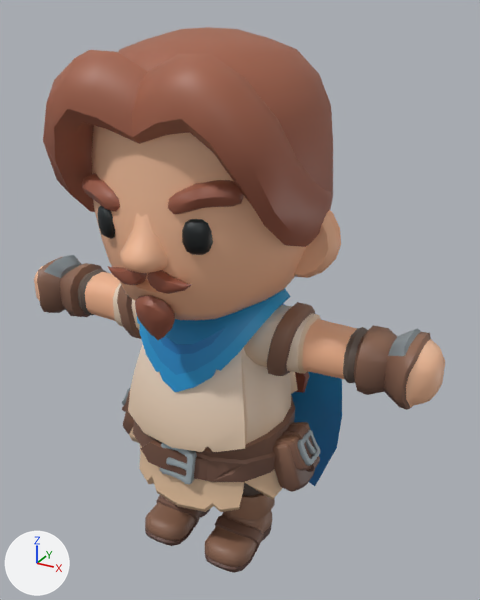
One commit to the glTF model assets/characters/ranger.glb: the scene before it, then after it.
The view is the same before and after, from a 50 mm lens placed at (1.35, -2.21, 2.34), pointed at (0.09, 0.07, 1.2). Arrows for +X, +Y and +Z are at lower left; the lights stay in place. The first picture is the older version. Vertices at exactly the same position are counted once.

Objects in the first picture: 'Ranger_ArmLeft', 'Ranger_ArmRight', 'Ranger_Body', 'Ranger_Cape', 'Ranger_Head', 'Ranger_LegLeft', 'Ranger_LegRight', 'Ranger_Quiver'.
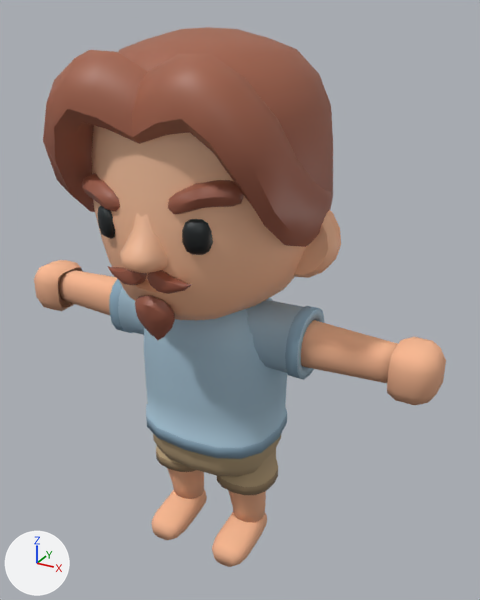
Changed parts and their boxes [x1, y1, x2, y2] in the pictures (480 x 600 px):
'Ranger_Body', reshaped (28% narrower, 12% shorter)
    before: [122, 288, 321, 512]
    after: [144, 298, 287, 495]
'Ranger_ArmLeft', reshaped
    before: [244, 302, 445, 410]
    after: [246, 300, 446, 405]
'Ranger_ArmRight', reshaped, recoloured (11% shorter)
    before: [34, 255, 141, 339]
    after: [34, 260, 144, 335]
'Ranger_LegLeft', reshaped, recoloured
    before: [205, 483, 275, 573]
    after: [212, 490, 267, 567]
'Ranger_LegRight', reshaped, recoloured
    before: [145, 495, 211, 546]
    after: [151, 468, 207, 540]
'Ranger_Cape', deleted (blue)
    before: [282, 304, 342, 486]
'Ranger_Quiver', deleted (mostly hidden)
    before: [295, 372, 309, 393]
part 1 of me_ranger_armleft, added
    after: [246, 300, 324, 380]
part 2 of me_ranger_armleft, added (brown)
    after: [301, 320, 398, 383]
part 3 of me_ranger_armleft, cut back
    before: [244, 302, 445, 410]
    after: [387, 337, 446, 405]
part 4 of me_ranger_armright, added (blue)
    after: [109, 279, 144, 335]
part 5 of me_ranger_armright, added (beige)
    after: [58, 270, 117, 315]
part 6 of me_ranger_armright, cut back
    before: [37, 255, 141, 339]
    after: [37, 260, 83, 311]
part 7 of me_ranger_body, rebuilt
    before: [128, 344, 298, 512]
    after: [144, 298, 287, 459]
part 8 of me_ranger_body, added (brown)
    after: [217, 449, 278, 495]
part 9 of me_ranger_body, added
    after: [156, 446, 195, 472]
part 10 of me_ranger_body, added (brown)
    after: [153, 434, 281, 477]
part 11 of me_ranger_body, deleted
    before: [122, 288, 321, 492]

What changed in the scene script:
```text
Add mat_plain_clothes:
    mat_plain_clothes = bpy.data.materials.new('plain_clothes')
    mat_plain_clothes.use_nodes = True; mat_plain_clothes.node_tree.nodes.clear()
    _N = mat_plain_clothes.node_tree.nodes; _L = mat_plain_clothes.node_tree.links
    n0 = _N.new('ShaderNodeBsdfPrincipled'); n0.name = 'Principled BSDF'
    n0.inputs[2].default_value = 0.85  # 'Roughness'
    n1 = _N.new('ShaderNodeOutputMaterial'); n1.name = 'Material Output'
    n2 = _N.new('ShaderNodeVertexColor'); n2.name = 'Color Attribute'
    _L.new(n0.outputs[0], n1.inputs[0])  # 'BSDF' to 'Surface'
    _L.new(n2.outputs[0], n0.inputs[0])  # 'Color' to 'Base Color'
Change me_ranger_armleft:
    remove me_ranger_armleft.from_pydata(...)  # 412 vertices, 820 faces; spans x 0.089..0.971, y -0.149..0.149, z 0.957..1.252
    remove me_ranger_armleft.materials.append(mat_ranger)  # picture img_ranger_texture
    add me_ranger_armleft.from_pydata(...)  # 270 vertices, 502 faces; spans x 0.14..0.971, y -0.138..0.138, z 0.964..1.25
    me_ranger_armleft part 1: a new loose piece of 112 vertices spanning x 0.14..0.455, y -0.138..0.138, z 0.964..1.25, in mat_plain_clothes
    me_ranger_armleft part 2: a new loose piece of 96 vertices spanning x 0.16..0.815, y -0.1..0.1, z 1.007..1.207, in mat_plain_clothes
    me_ranger_armleft part 3: 392 vertices removed from x 0.089..0.971, y -0.149..0.149, z 0.957..1.252; 42 vertices added at x 0.799..0.971, y -0.116..0.116, z 0.985..1.206
    add me_ranger_armleft.materials.append(mat_plain_clothes)
Change me_ranger_armright:
    remove me_ranger_armright.from_pydata(...)  # 412 vertices, 820 faces; spans x -0.971..-0.089, y -0.149..0.149, z 0.957..1.252
    remove me_ranger_armright.materials.append(mat_ranger)  # picture img_ranger_texture
    add me_ranger_armright.from_pydata(...)  # 270 vertices, 502 faces; spans x -0.971..-0.14, y -0.138..0.138, z 0.964..1.25
    me_ranger_armright part 4: a new loose piece of 112 vertices spanning x -0.455..-0.14, y -0.138..0.138, z 0.964..1.25, in mat_plain_clothes
    me_ranger_armright part 5: a new loose piece of 96 vertices spanning x -0.815..-0.16, y -0.1..0.1, z 1.007..1.207, in mat_plain_clothes
    me_ranger_armright part 6: 392 vertices removed from x -0.971..-0.089, y -0.149..0.149, z 0.957..1.252; 42 vertices added at x -0.971..-0.799, y -0.116..0.116, z 0.985..1.206
    add me_ranger_armright.materials.append(mat_plain_clothes)
Change me_ranger_body:
    remove me_ranger_body.from_pydata(...)  # 1756 vertices, 3461 faces; spans x -0.508..0.508, y -0.351..0.347, z 0.325..1.315
    remove me_ranger_body.materials.append(mat_ranger)  # picture img_ranger_texture
    add me_ranger_body.from_pydata(...)  # 528 vertices, 984 faces; spans x -0.318..0.318, y -0.258..0.278, z 0.355..1.285
    me_ranger_body part 7: the loose piece of 394 vertices spanning x -0.403..0.386, y -0.351..0.347, z 0.325..1.262 is rebuilt with 240 vertices and now spans x -0.318..0.318, y -0.258..0.278, z 0.6..1.285, in mat_plain_clothes
    me_ranger_body part 8: a new loose piece of 112 vertices spanning x 0.03..0.306, y -0.142..0.142, z 0.355..0.57, in mat_plain_clothes
    me_ranger_body part 9: a new loose piece of 112 vertices spanning x -0.306..-0.03, y -0.142..0.142, z 0.355..0.57, in mat_plain_clothes
    me_ranger_body part 10: a new loose piece of 64 vertices spanning x -0.296..0.296, y -0.232..0.252, z 0.45..0.64, in mat_plain_clothes
    me_ranger_body part 11: 12 loose pieces with 1362 vertices, spanning x -0.508..0.508, y -0.349..0.273, z 0.404..1.315, are deleted
    add me_ranger_body.materials.append(mat_plain_clothes)
Change me_ranger_legleft:
    remove me_ranger_legleft.from_pydata(...)  # 467 vertices, 930 faces; spans x 0.046..0.291, y -0.281..0.128, z -0.002..0.529
    remove me_ranger_legleft.materials.append(mat_ranger)  # picture img_ranger_texture
    add me_ranger_legleft.from_pydata(...)  # 192 vertices, 376 faces; spans x 0.071..0.271, y -0.232..0.1, z 0.0..0.52
    me_ranger_legleft part 12: 467 vertices removed from x 0.046..0.291, y -0.281..0.128, z -0.002..0.529; 192 vertices added at x 0.071..0.271, y -0.232..0.1, z 0.0..0.52
    add me_ranger_legleft.materials.append(mat_plain_clothes)
Change me_ranger_legright:
    remove me_ranger_legright.from_pydata(...)  # 467 vertices, 930 faces; spans x -0.291..-0.046, y -0.281..0.128, z -0.002..0.529
    remove me_ranger_legright.materials.append(mat_ranger)  # picture img_ranger_texture
    add me_ranger_legright.from_pydata(...)  # 192 vertices, 376 faces; spans x -0.271..-0.071, y -0.232..0.1, z 0.0..0.52
    me_ranger_legright part 13: 467 vertices removed from x -0.291..-0.046, y -0.281..0.128, z -0.002..0.529; 192 vertices added at x -0.271..-0.071, y -0.232..0.1, z 0.0..0.52
    add me_ranger_legright.materials.append(mat_plain_clothes)
Remove ob_ranger_cape:
    ob_ranger_cape = bpy.data.objects.new('Ranger_Cape', me_ranger_cape)
Remove ob_ranger_quiver:
    ob_ranger_quiver = bpy.data.objects.new('Ranger_Quiver', me_ranger_quiver)
```
